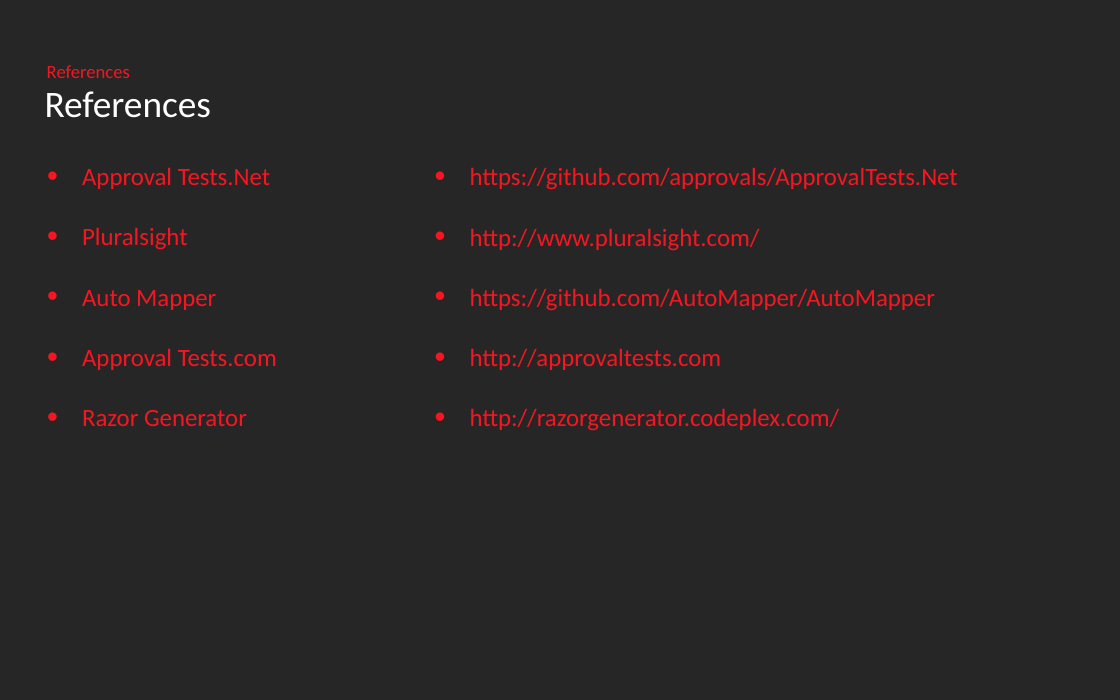
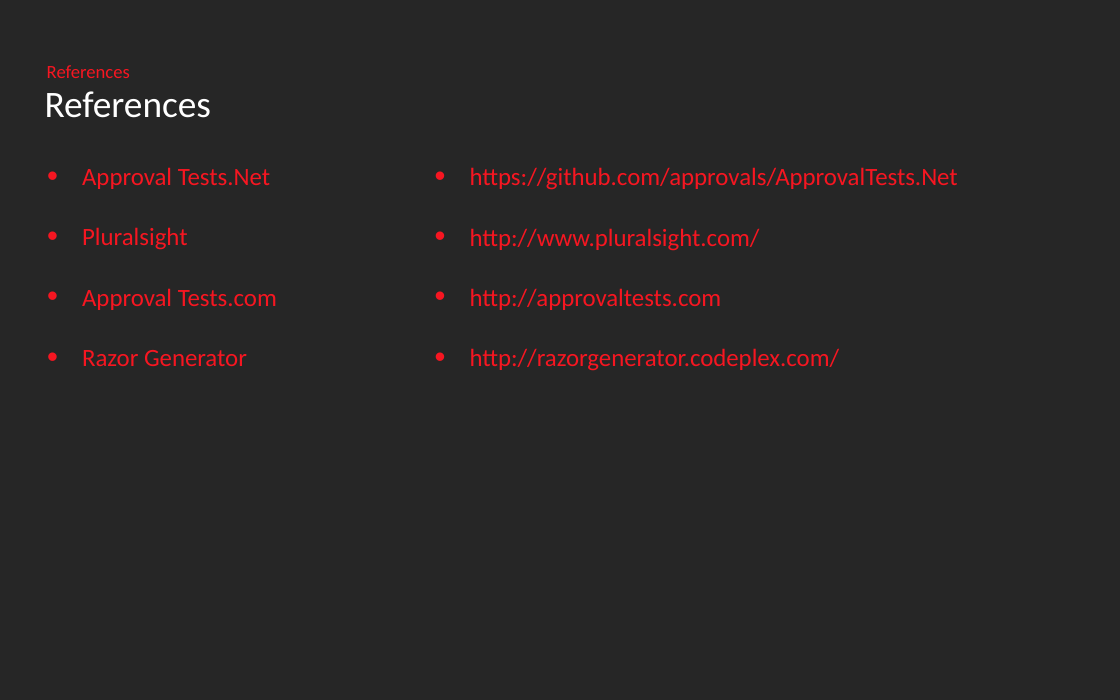
Before and after one commit to wyattwebb/ApprovalTestTalk, a slide deck: slide 35 of Documentation/Presentation.pptx (slide 32 before the commit). Drawn at 1120x700 pixels with LibreOffice and Linux fonts; fonts in the diff are those of the drawing. Boxes give left, top, right and bottom in pixels: in the first picture for what was removed or moved away, otherwise in the second. Text is boxed around its words. In the diff, an @@ line names an element or a change of style, - is before the commit and + after.

```diff
--- a/Documentation/Presentation.pptx
+++ b/Documentation/Presentation.pptx
@@ text at box(82, 290, 216, 310): paragraph removed @@
-• Auto Mapper
@@ text at box(470, 288, 935, 311): paragraph removed @@
-• https://github.com/AutoMapper/AutoMapper
```
Also in this commit, not shown: 13 other slides changed, 3 slides added, 7 other files.
